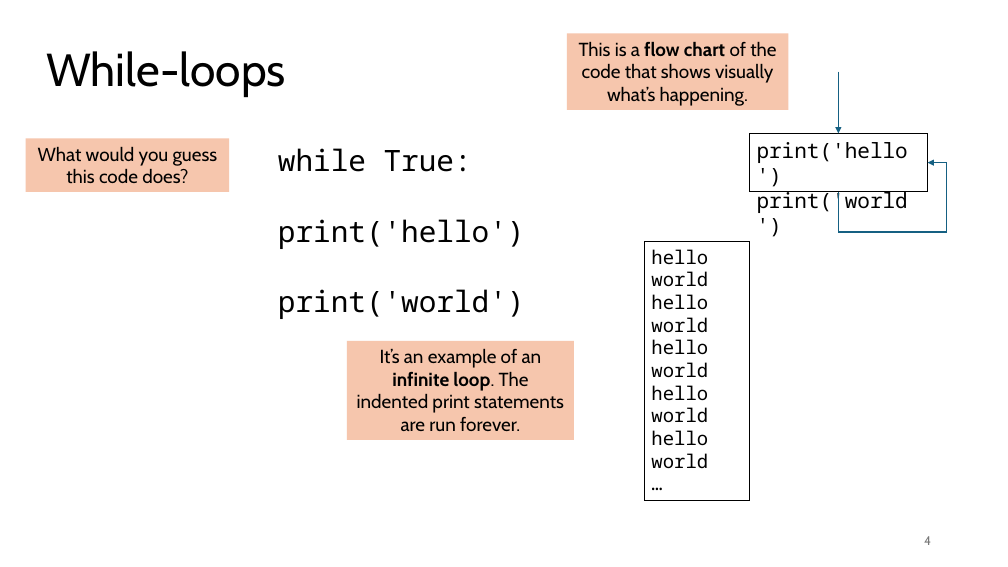
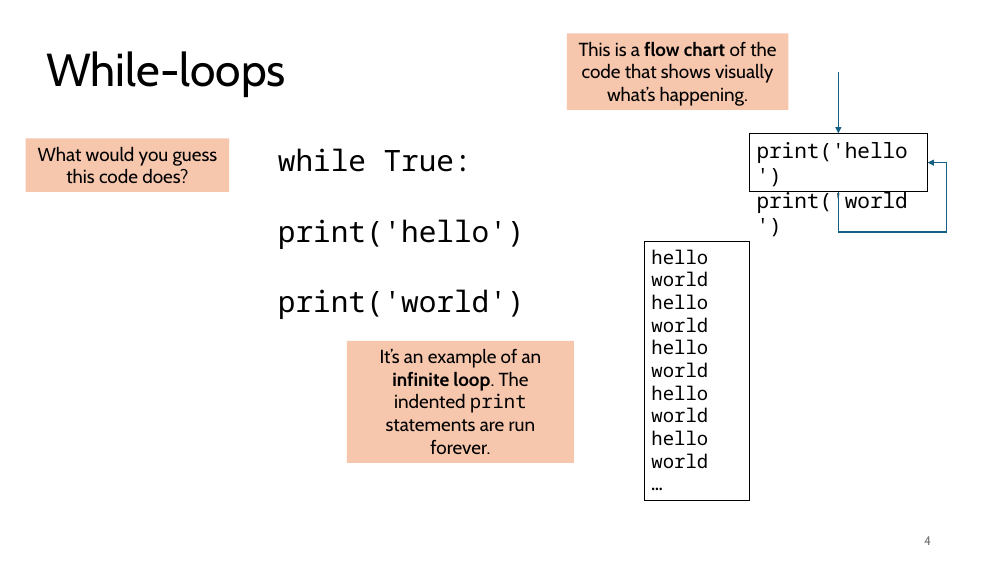
Before and after one commit to tjd1234/cmpt120fall2024, a slide deck: slide 4 of lecture_notes/chapter7/chapter7.pptx. Drawn at 1008x567 pixels with LibreOffice and Linux fonts; fonts in the diff are those of the drawing. Boxes give left, top, right and bottom in pixels: in the first picture for what was removed or moved away, otherwise in the second. Text is boxed around its words. In the diff, an @@ line names an element or a change of style, - is before the commit and + after.

```diff
--- a/lecture_notes/chapter7/chapter7.pptx
+++ b/lecture_notes/chapter7/chapter7.pptx
@@ rectangle "It’s an example of an ...": place and size @@
-rectangle "It’s an example of an ..." at (347, 341, 574, 440)
+rectangle "It’s an example of an ..." at (347, 341, 574, 464)
@@ rectangle "It’s an example of an ..." at (347, 341, 574, 464): font Cabin to Noto Sans Mono in "print" @@
```
Also in this commit, not shown: 49 other slides changed, 15 slides added, 1 slide removed, 2 other files.
